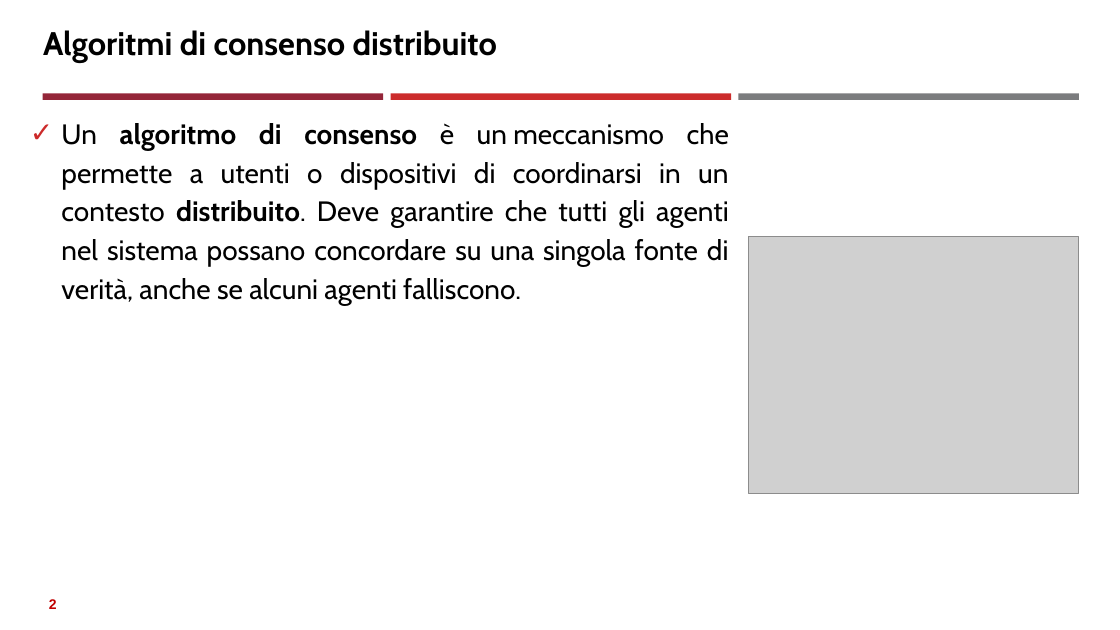
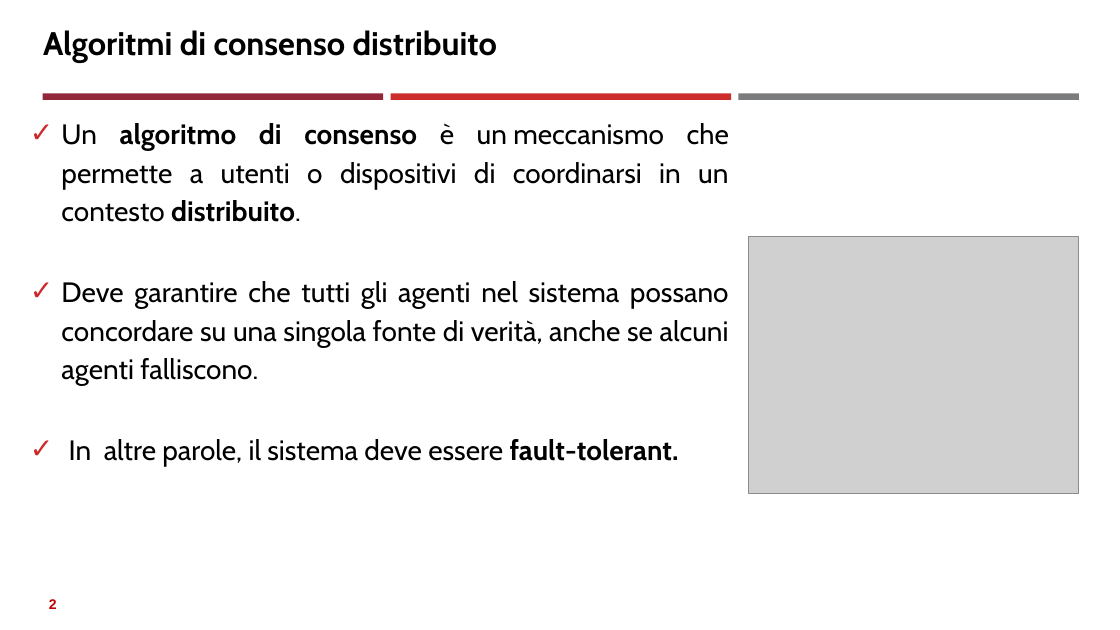
Before and after one commit to neural1977/data_science_interview_material, a slide deck: slide 2 of Assicurazioni/Algoritmi di consenso distribuito_ita.pptx. Drawn at 1120x630 pixels with LibreOffice and Linux fonts; fonts in the diff are those of the drawing; grey boxes stand for pictures. Boxes give left, top, right and bottom in pixels: in the first picture for what was removed or moved away, otherwise in the second. Text is boxed around its words. In the diff, an @@ line names an element or a change of style, - is before the commit and + after.

```diff
--- a/Assicurazioni/Algoritmi di consenso distribuito_ita.pptx
+++ b/Assicurazioni/Algoritmi di consenso distribuito_ita.pptx
@@ text at (61,123,729,466): text changed @@
-✓ Un algoritmo di consenso è un meccanismo che permette a utenti o dispositivi di coordinarsi in un contesto distribuito. Deve garantire che tutti gli agenti nel sistema possano concordare su una singola fonte di verità, anche se alcuni agenti falliscono.
+✓ Un algoritmo di consenso è un meccanismo che permette a utenti o dispositivi di coordinarsi in un contesto distribuito.
+✓ Deve garantire che tutti gli agenti nel sistema possano concordare su una singola fonte di verità, anche se alcuni agenti falliscono.
+✓ In altre parole, il sistema deve essere fault-tolerant.
```
Also in this commit, not shown: 2 slides added, 6 other files.
